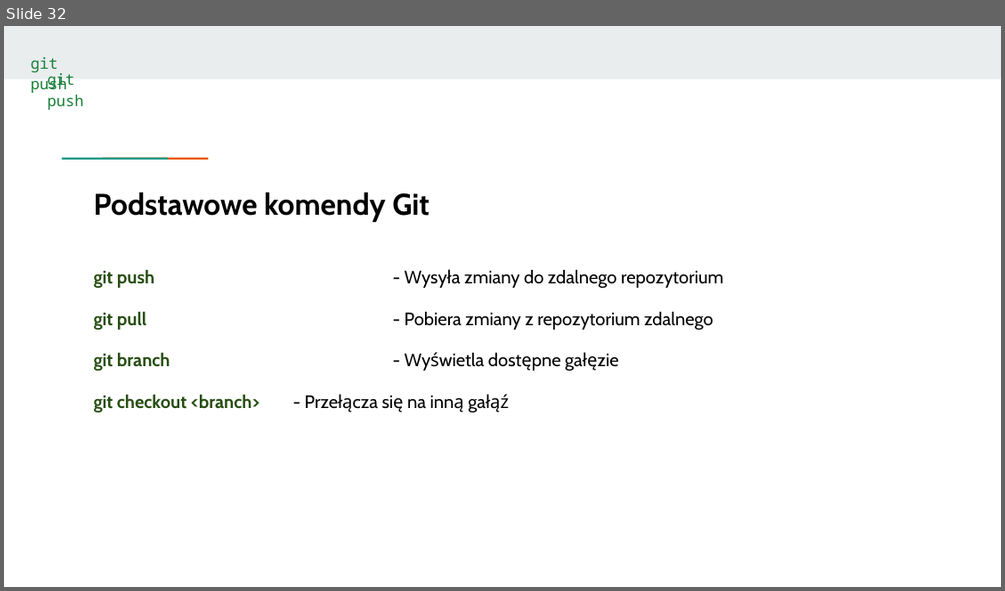
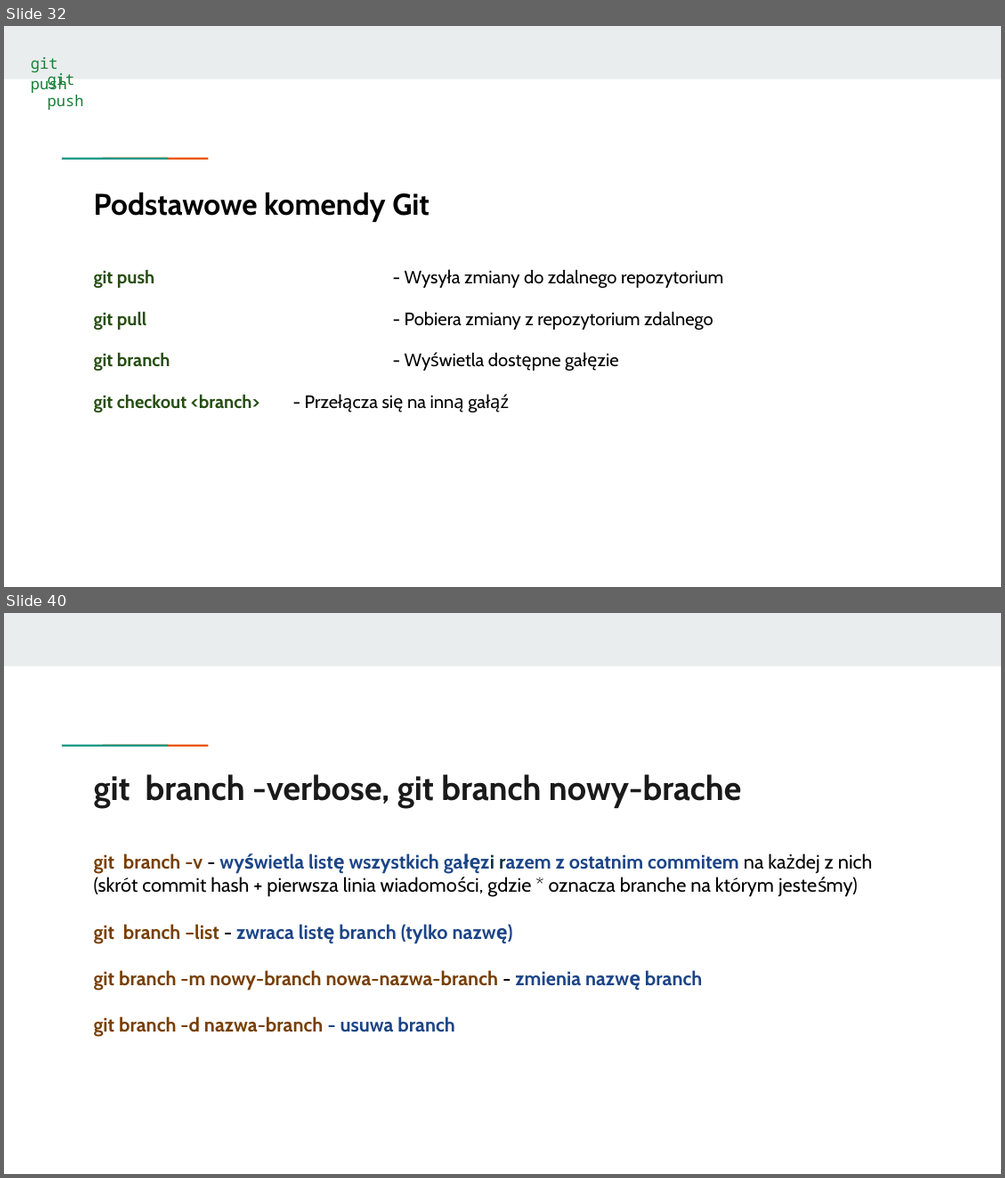
Before and after one commit to KasiaKasia/PRZEDMIOTY, a slide deck: ZASTOSOWANIE_INFORMATYKI/1A-gr_2/Zastosowanie informatyki - 1A gr. 2-plik2.pptx. Shown one above the other, each under a label of ours: slide 32 before the commit, slides 32 and 40 after it; the slides between them are not shown. The pictures are 1005x591 and 1005x1178 pixels, drawn with LibreOffice and Linux fonts; fonts in the diff are those of the drawing. Boxes give left, top, right and bottom in pixels: in the first picture for what was removed or moved away, otherwise in the second. Text is boxed around its words. In the diff, an @@ line names an element or a change of style, - is before the commit and + after.

```diff
--- a/ZASTOSOWANIE_INFORMATYKI/1A-gr_2/Zastosowanie informatyki - 1A gr. 2-plik2.pptx
+++ b/ZASTOSOWANIE_INFORMATYKI/1A-gr_2/Zastosowanie informatyki - 1A gr. 2-plik2.pptx
@@ slide 40 added at [4,613,1001,1174], background #FFFFFF; not listed: 3 template elements that a slide beside it also shows @@
@@ title added at [94,774,741,808], 24.4 pt, text #1A1A1A, bold @@
+git branch -verbose, git branch nowy-brache
@@ text added at [94,853,873,1037], 14 pt, text #1C4587, bold @@
+git branch -v - wyświetla listę wszystkich gałęzi razem z ostatnim commitem na każdej z nich (skrót commit hash + pierwsza linia wiadomości, gdzie * oznacza branche na którym jesteśmy)
+git branch –list - zwraca listę branch (tylko nazwę)
+git branch -m nowy-branch nowa-nazwa-branch - zmienia nazwę branch
+git branch -d nazwa-branch - usuwa branch
```
Also in this commit, not shown: 15 other slides added, 1 other file.
